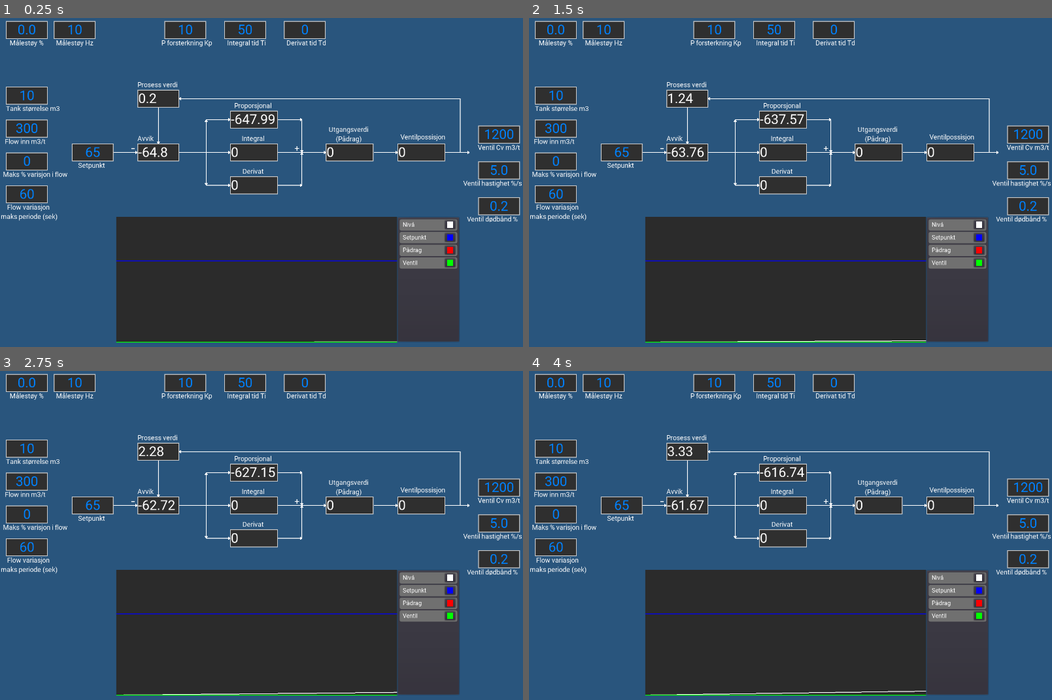
Above: before the commit, frames 1-4 (two rows, left to right).
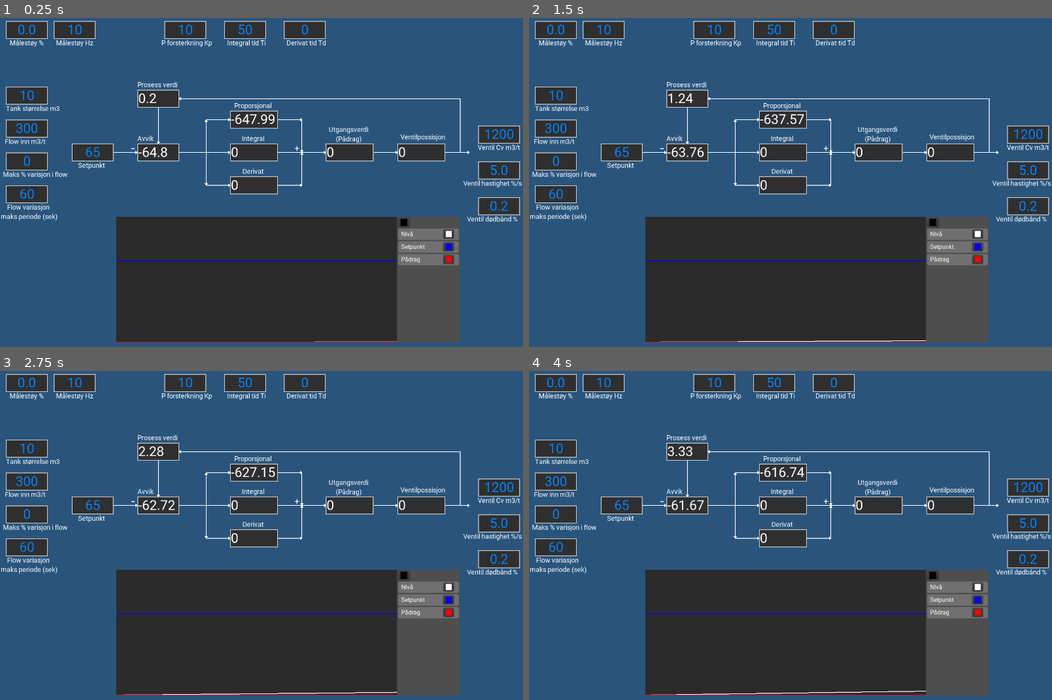
Above: after the commit, the same moments.

Repository: Keroflux/PIDsimulator
Game: Godot game, scene res://PIDsim.tscn
Same seed, same stepped clock (60 frames per second), same inputs: the game is played once before the commit and once after it.
Inputs:
- Up to frame 1 (0.25 s): no input
- Up to frame 2 (1.5 s): no input
- Up to frame 3 (2.75 s): no input
- Up to frame 4 (4 s): no input

The runs differ from the first frame. In frame 1, 2.0% of the frame differs, in the area x 22-88%, y 60-99%; in frame 2, 2.0%; in frame 3, 2.0%; in frame 4, 2.0%.

Commit message:
maks points

Diff:
--- a/Trend.gd
+++ b/Trend.gd
@@ -8,7 +8,7 @@
 
 
 func _ready() -> void:
-	for i in trends.size():
+	for i in trends.size()-1:
 		var t = trend_line.instance()
 		var l = trend_label.instance()
 		t.default_color = trend_color[i]
@@ -28,3 +28,7 @@
 
 func add_trend():
 	pass
+
+
+func _on_Bakgrunn_color_changed(c):
+	color = c
--- a/Trend.tscn
+++ b/Trend.tscn
@@ -1,6 +1,16 @@
-[gd_scene load_steps=2 format=2]
+[gd_scene load_steps=3 format=2]
 
 [ext_resource path="res://Trend.gd" type="Script" id=2]
+
+[sub_resource type="StyleBoxFlat" id=1]
+bg_color = Color( 0.309804, 0.309804, 0.309804, 1 )
+border_width_left = 3
+border_width_top = 3
+border_width_right = 3
+border_width_bottom = 3
+border_color = Color( 0.309804, 0.309804, 0.309804, 1 )
+corner_radius_top_right = 5
+corner_radius_bottom_right = 5
 
 [node name="Trend" type="Node2D"]
 position = Vector2( 418, 450 )
@@ -14,6 +24,7 @@
 margin_top = -160.0
 margin_right = 440.0
 margin_bottom = 176.0
+rect_clip_content = true
 color = Color( 0.172549, 0.172549, 0.172549, 1 )
 script = ExtResource( 2 )
 
@@ -24,11 +35,22 @@
 margin_top = -160.0
 margin_right = 608.0
 margin_bottom = 176.0
+custom_styles/panel = SubResource( 1 )
 
 [node name="VBoxContainer" type="VBoxContainer" parent="PanelContainer"]
-margin_left = 7.0
-margin_top = 7.0
-margin_right = 161.0
-margin_bottom = 329.0
+margin_left = 3.0
+margin_top = 3.0
+margin_right = 165.0
+margin_bottom = 333.0
+size_flags_horizontal = 3
+size_flags_vertical = 3
+
+[node name="Bakgrunn" type="ColorPickerButton" parent="PanelContainer/VBoxContainer"]
+margin_right = 30.0
+margin_bottom = 25.0
+rect_min_size = Vector2( 30, 25 )
+size_flags_horizontal = 0
+size_flags_vertical = 0
 
 [connection signal="timeout" from="Timer" to="Trend" method="_on_Timer_timeout"]
+[connection signal="color_changed" from="PanelContainer/VBoxContainer/Bakgrunn" to="Trend" method="_on_Bakgrunn_color_changed"]
--- a/TrendLine.gd
+++ b/TrendLine.gd
@@ -18,6 +18,9 @@
 	position.y = trend_box.rect_size.y
 	var minmax = maxValue - minValue
 	scaleY = trend_box.rect_size.y / minmax
+#	for i in range(1819):
+#		var a = -10
+#		data_points.append(a)
 	draw_trend()
 
 
@@ -39,10 +42,11 @@
 
 
 func redraw_trend(data_point):
-	if data_points.size() > 1500:
+	if data_points.size() > 1820:
 		data_points.pop_front()
 
 	data_points.append(data_point)
+	print(data_points.size())
 
 	if data_points.size() > 1:
 		calculate_point_distance()
